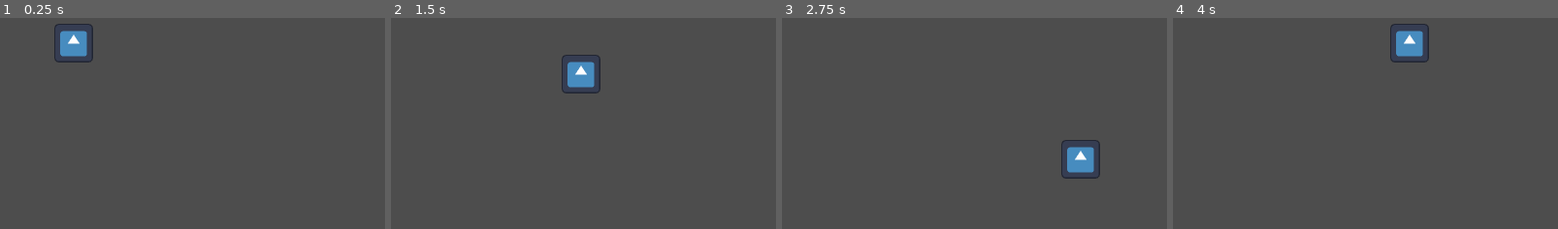
Above: before the commit, frames 1-4 (left to right).
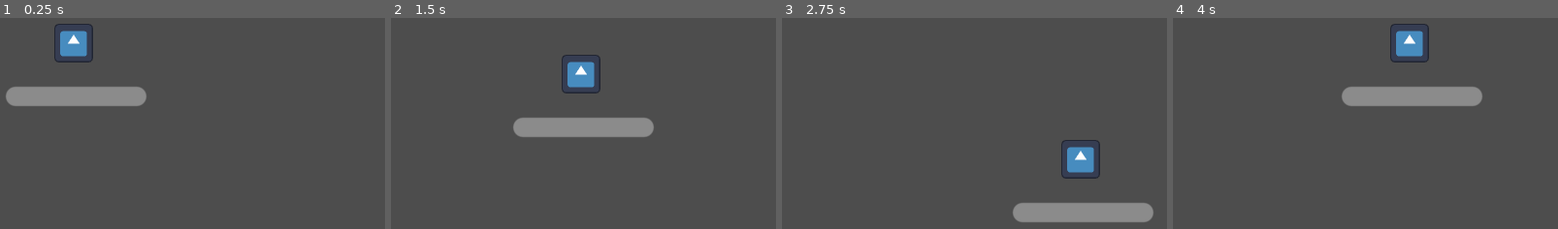
Above: after the commit, the same moments.

Repository: Renan-G-projec/DungeonWarrior
Game: Godot game, scene res://scenes/main.tscn
Two runs of this game, one before a commit and one after it. Both use one fixed random seed, a clock stepped at 60 frames per second and the inputs below. The engine's default icon, where the game draws it, is replaced by a stand-in: a white triangle on a blue panel in a dark square.
Inputs (mouse positions are in pixels of both pictures, inside the frame that each line leads up to):
- Up to frame 1 (0.25 s): no input
- Up to frame 2 (1.5 s): tap Enter at 0.5 s; move the mouse to (outside the picture) at 0.52 s; hold D (walk_right) 0.53-1.28 s; tap Alt at 0.6 s; click (outside the picture) at 0.67 s; move the mouse to (464, 93) at 1.27 s; hold S (walk_down) from 1.28 s (still down); tap Shift at 1.35 s
- Up to frame 3 (2.75 s): move the mouse to (outside the picture) at 2.02 s; release S (walk_down) at 2.03 s; hold D (walk_right) from 2.03 s (still down); tap Alt at 2.1 s
- Up to frame 4 (4 s): move the mouse to (1361, 159) at 2.77 s; release D (walk_right) at 2.78 s; hold W (walk_up) 2.78-3.53 s; tap Shift at 2.85 s; click (1361, 159) at 2.92 s; move the mouse to (outside the picture) at 3.52 s; hold A (walk_left) from 3.53 s (still down); tap Alt at 3.6 s

The runs differ from the first frame. In frame 1, 3.3% of the frame differs, in the area x 1-39%, y 32-42%; in frame 2, 3.3%; in frame 3, 3.3%; in frame 4, 3.3%.

Commit message:
feat: Added Lifebar component scene. AMDG

Diff:
--- /dev/null
+++ b/features/components/lifebar.gd
@@ -0,0 +1,29 @@
+# Ad Maiorem Dei Gloriam!
+class_name Lifebar
+extends Control
+
+@export var bind_health_component: HealthComponent:
+	set(health_component):
+		if bind_health_component:
+			bind_health_component.life_changed.disconnect(_on_life_changed)
+			bind_health_component.max_life_changed.disconnect(_on_max_life_changed)
+
+		bind_health_component = health_component
+		bind_health_component.life_changed.connect(_on_life_changed)
+		bind_health_component.max_life_changed.connect(_on_max_life_changed)
+
+		_sync_with_life_component()
+
+func _ready() -> void:
+	_sync_with_life_component()
+
+func _on_life_changed(new_life: float) -> void:
+	$ProgressBar.value = new_life
+
+func _on_max_life_changed(new_max_life: float) -> void:
+	$ProgressBar.max_value = new_max_life
+
+func _sync_with_life_component() -> void:
+	if bind_health_component:
+		$ProgressBar.max_value = bind_health_component.max_life
+		$ProgressBar.value = bind_health_component.life
--- /dev/null
+++ b/features/components/lifebar.tscn
@@ -0,0 +1,19 @@
+[gd_scene format=3 uid="uid://cr6e8ow0yxrfy"]
+
+[ext_resource type="Script" uid="uid://dq5r5w7gsax1e" path="res://features/components/lifebar.gd" id="1_7gnfo"]
+
+[node name="Lifebar" type="Control" unique_id=1262679545]
+layout_mode = 3
+anchors_preset = 0
+script = ExtResource("1_7gnfo")
+
+[node name="ProgressBar" type="ProgressBar" parent="." unique_id=1591409215]
+layout_mode = 1
+anchors_preset = 5
+anchor_left = 0.5
+anchor_right = 0.5
+offset_left = -14.5
+offset_right = 14.5
+offset_bottom = 4.0
+grow_horizontal = 2
+show_percentage = false
--- a/features/player/player.tscn
+++ b/features/player/player.tscn
@@ -2,6 +2,8 @@
 
 [ext_resource type="Script" uid="uid://ic078if115q4" path="res://features/player/player.gd" id="1_fcb3x"]
 [ext_resource type="Texture2D" uid="uid://bcs3p5vdech0p" path="res://icon.svg" id="1_sjcu7"]
+[ext_resource type="Script" uid="uid://c7gd8nrwsduhk" path="res://features/components/health_component.gd" id="3_emvbc"]
+[ext_resource type="PackedScene" uid="uid://cr6e8ow0yxrfy" path="res://features/components/lifebar.tscn" id="4_i250s"]
 
 [sub_resource type="RectangleShape2D" id="RectangleShape2D_d1p6d"]
 size = Vector2(8, 8)
@@ -16,3 +18,14 @@
 
 [node name="CollisionShape2D" type="CollisionShape2D" parent="." unique_id=82784212]
 shape = SubResource("RectangleShape2D_d1p6d")
+
+[node name="HealthComponent" type="Node" parent="." unique_id=937912766]
+script = ExtResource("3_emvbc")
+max_life = 80.0
+life = 80.0
+metadata/_custom_type_script = "uid://c7gd8nrwsduhk"
+
+[node name="Lifebar" parent="." unique_id=1262679545 node_paths=PackedStringArray("bind_health_component") instance=ExtResource("4_i250s")]
+offset_top = 9.0
+offset_bottom = 9.0
+bind_health_component = NodePath("../HealthComponent")
Not shown, added: features/components/lifebar.gd.uid
